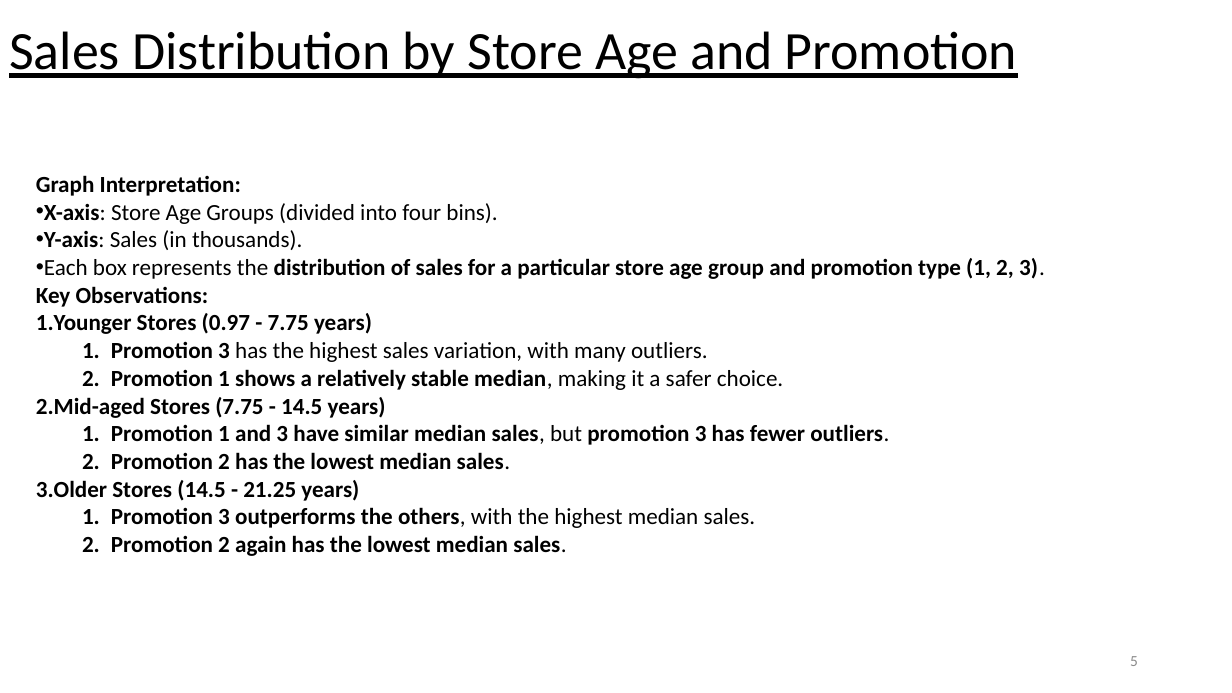
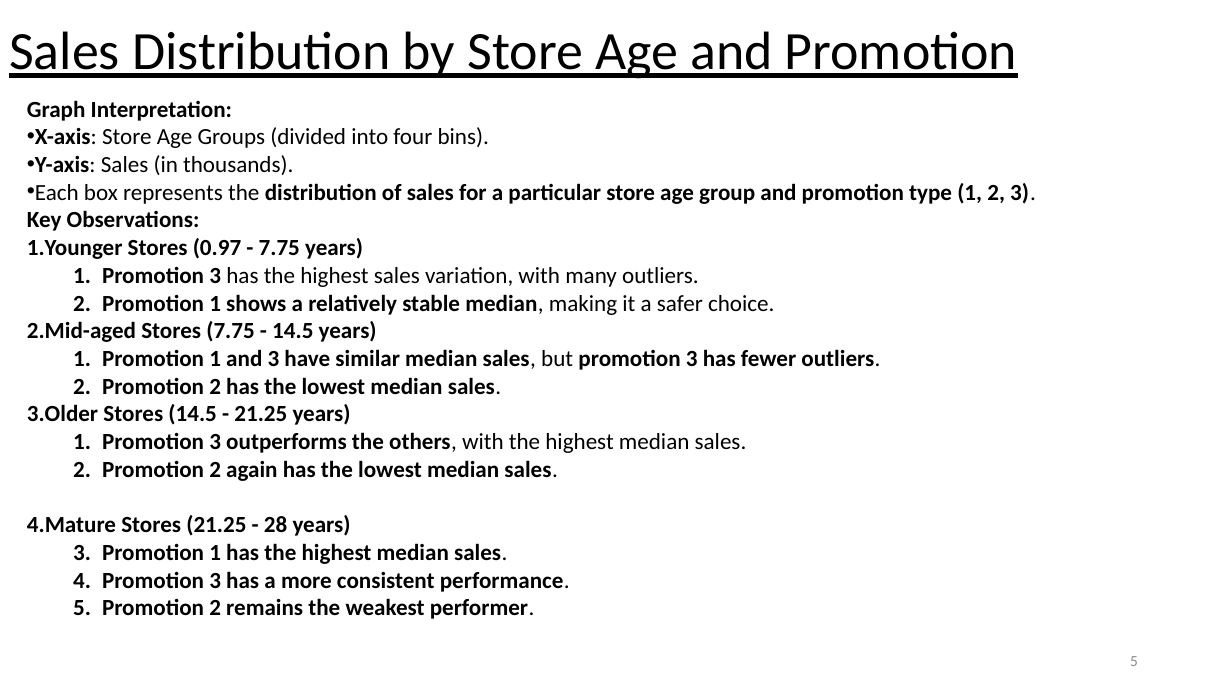
Before and after one commit to lopamudra01/sale, a slide deck: slide 5 of Marketing Experiment Analysis for a Fast-Food Chain ..pptx. Drawn at 1232x693 pixels with LibreOffice and Linux fonts; fonts in the diff are those of the drawing. Boxes give left, top, right and bottom in pixels: in the first picture for what was removed or moved away, otherwise in the second. Text is boxed around its words. In the diff, an @@ line names an element or a change of style, - is before the commit and + after.

```diff
--- a/Marketing Experiment Analysis for a Fast-Food Chain ..pptx
+++ b/Marketing Experiment Analysis for a Fast-Food Chain ..pptx
@@ text "Graph Interpretation:": place and size @@
-text "Graph Interpretation:" at box(36, 175, 1045, 556)
+text "Graph Interpretation:" at box(27, 100, 1036, 619)
@@ text at box(27, 515, 570, 619): paragraphs added @@
+4.Mature Stores (21.25 - 28 years)
+  1. Promotion 1 has the highest median sales.
+  2. Promotion 3 has a more consistent performance.
+  3. Promotion 2 remains the weakest performer.
```
Also in this commit, not shown: 10 other slides changed, 1 slide removed.
